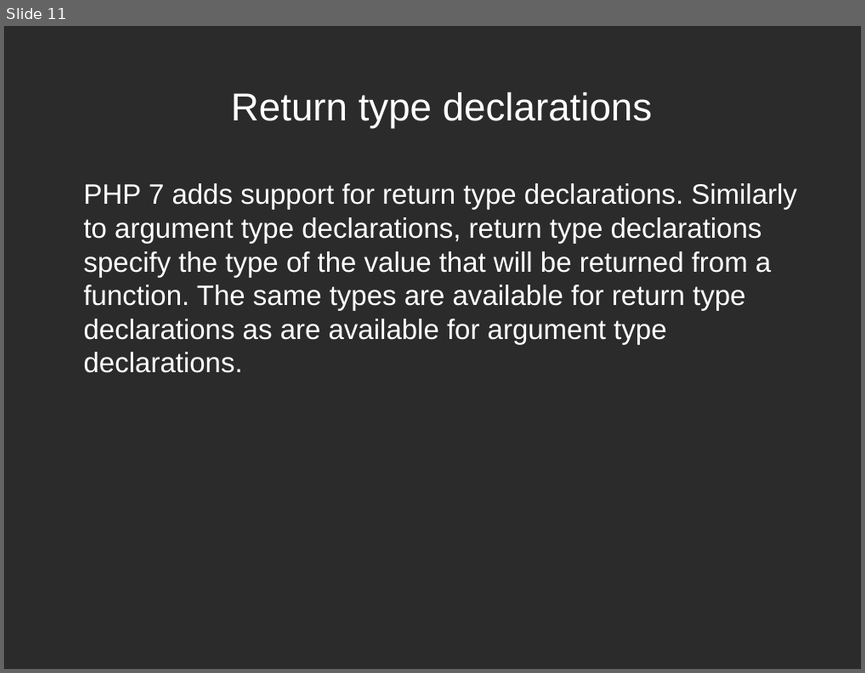
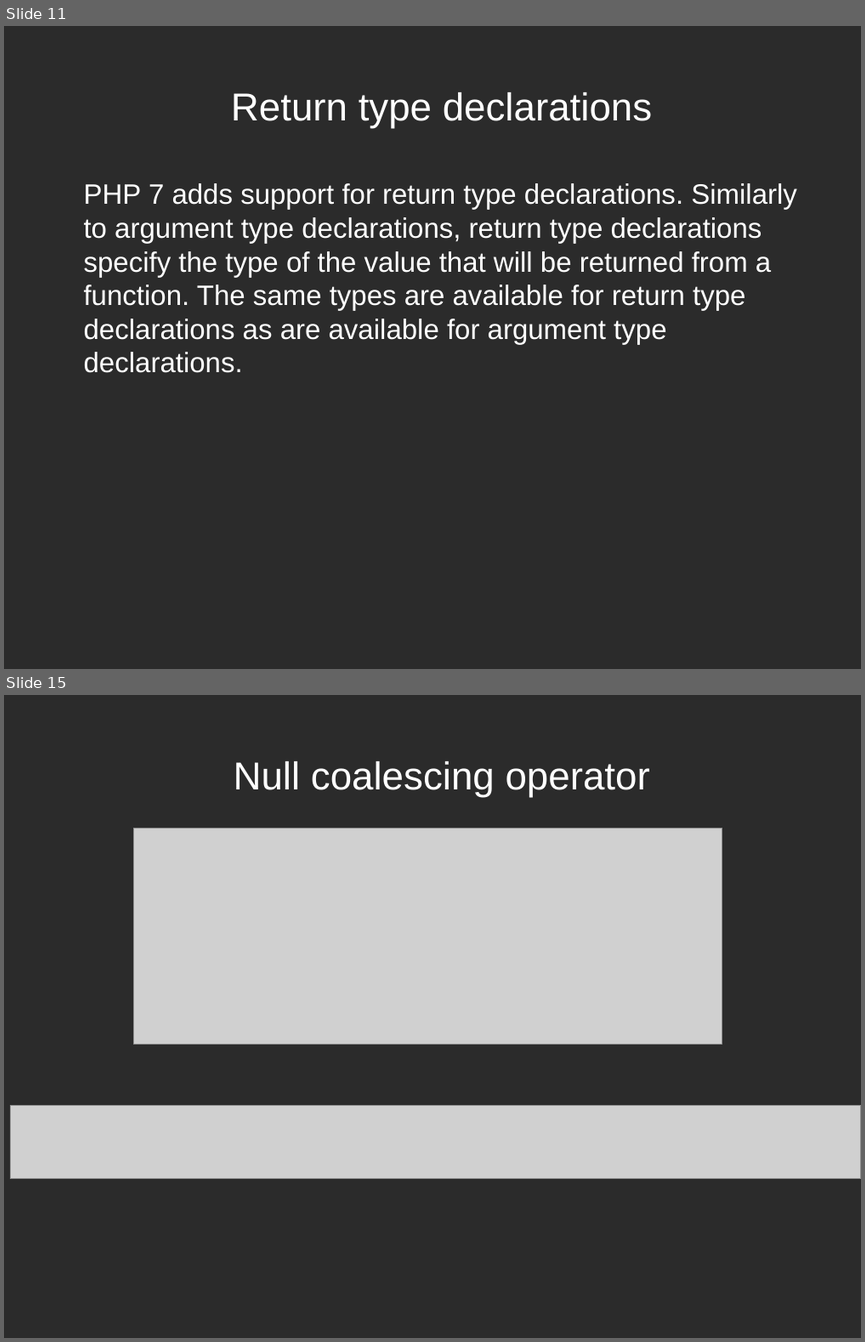
Before and after one commit to rmichal1/php7prezentacja, a slide deck: php7.odp. Shown one above the other, each under a label of ours: slide 11 before the commit, slides 11 and 15 after it; the slides between them are not shown. The pictures are 865x673 and 865x1342 pixels, drawn with LibreOffice and Linux fonts; fonts in the diff are those of the drawing; grey boxes stand for pictures; background and template pictures are left out; a plain dark background stands for a picture behind light text. Boxes give left, top, right and bottom in pixels: in the first picture for what was removed or moved away, otherwise in the second. Text is boxed around its words. In the diff, an @@ line names an element or a change of style, - is before the commit and + after.

```diff
--- a/php7.odp
+++ b/php7.odp
@@ slide 15 added at (4, 695, 861, 1338), background picture (left out) @@
@@ title added at (234, 761, 650, 797), 36 pt, text #FFFFFF @@
+Null coalescing operator
@@ picture added at (134, 828, 722, 1044) @@
@@ picture added at (10, 1105, 861, 1179) @@
```
Also in this commit, not shown: 3 slides changed, 14 other slides added, 39 other files.
